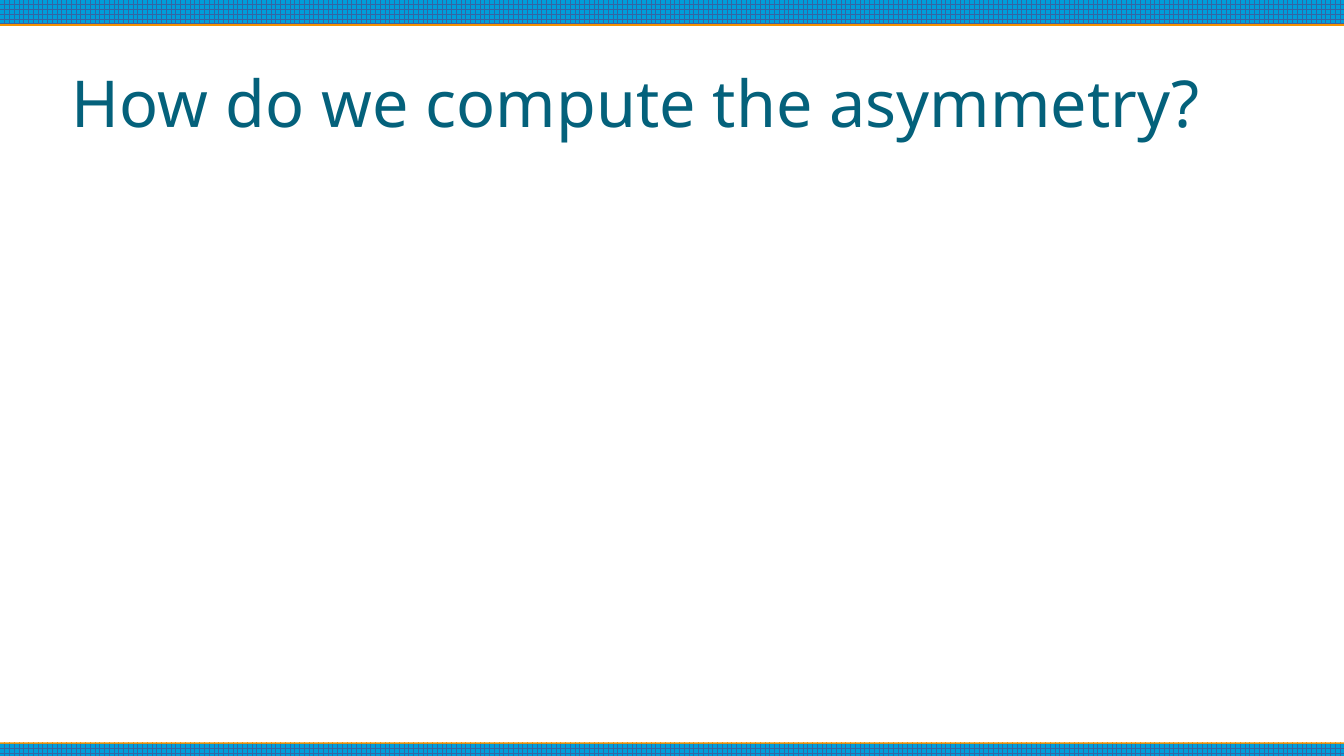
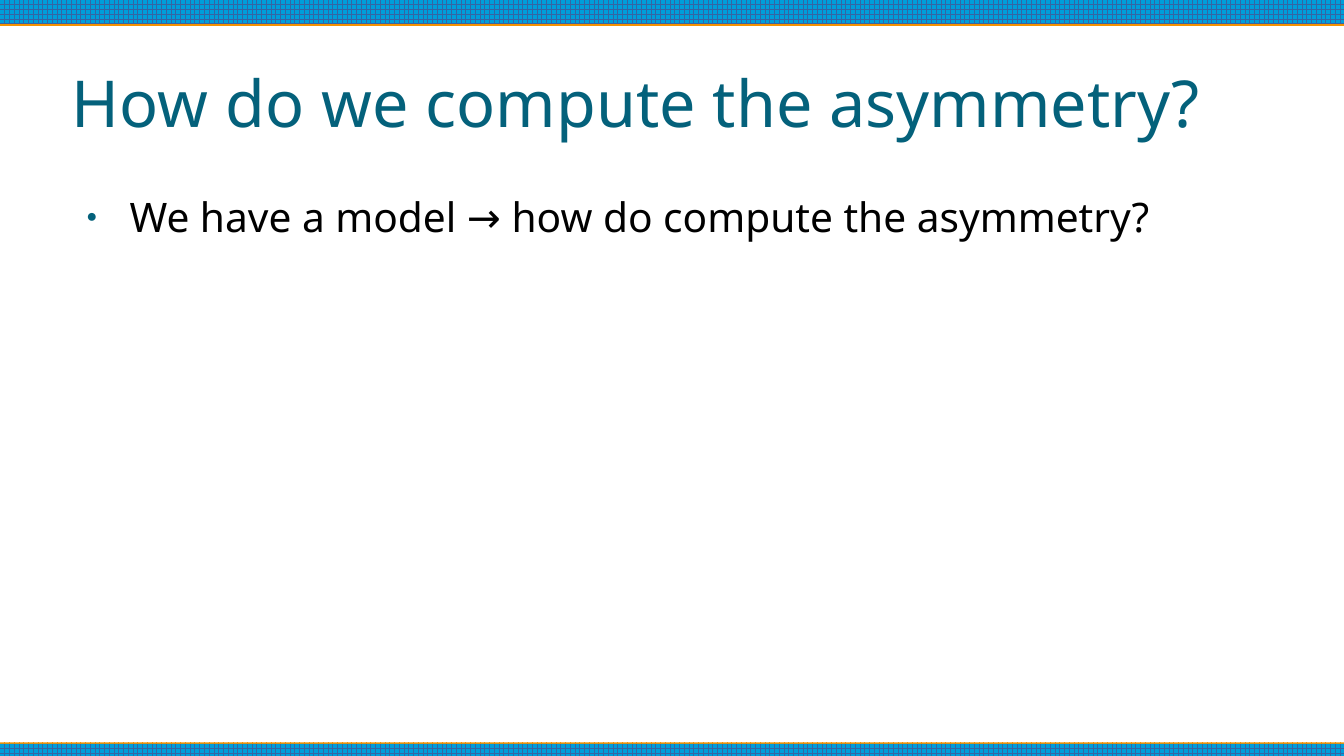
Before and after one commit to anna-jana/masters-project, a slide deck: slide 16 of reports/thesis-talk/presentation.odp (slide 15 before the commit). Drawn at 1344x756 pixels with LibreOffice and Linux fonts; fonts in the diff are those of the drawing. Boxes give left, top, right and bottom in pixels: in the first picture for what was removed or moved away, otherwise in the second. Text is boxed around its words. In the diff, an @@ line names an element or a change of style, - is before the commit and + after.

```diff
--- a/reports/thesis-talk/presentation.odp
+++ b/reports/thesis-talk/presentation.odp
@@ text added at [130, 201, 1149, 242], 24 pt, text #000000 @@
+● We have a model → how do compute the asymmetry?
```
Also in this commit, not shown: 12 other slides changed, 2 slides added, 1 slide removed.
